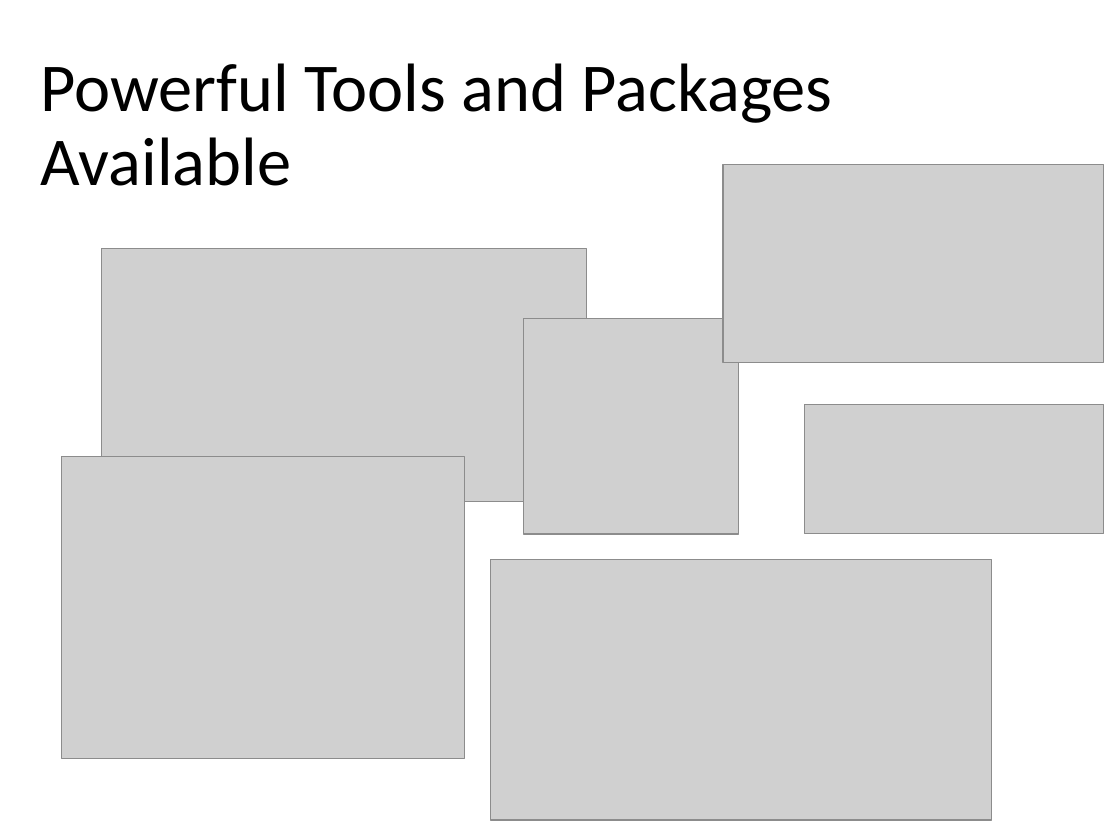
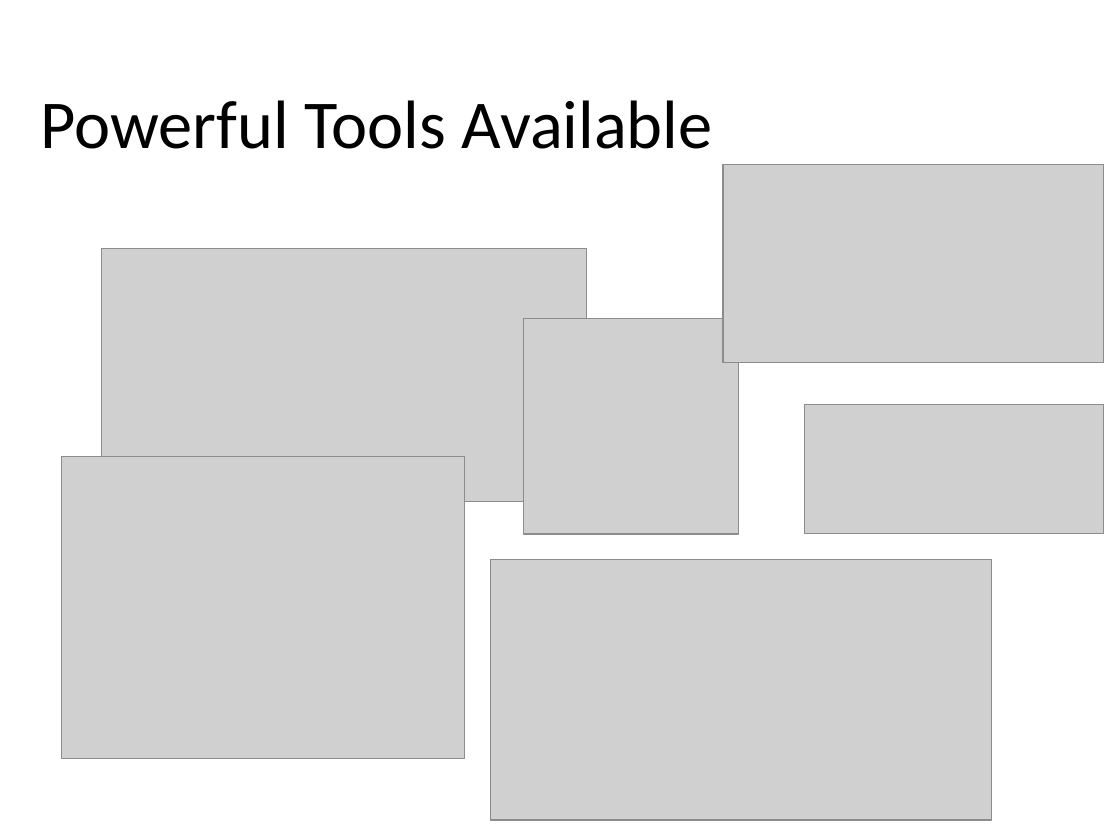
Before and after one commit to evhart/smasac-tutorial, a slide deck: slide 21 of slides/pptx/3-entity-extraction.pptx. Drawn at 1120x840 pixels with LibreOffice and Linux fonts; fonts in the diff are those of the drawing; grey boxes stand for pictures. Boxes give left, top, right and bottom in pixels: in the first picture for what was removed or moved away, otherwise in the second. Text is boxed around its words. In the diff, an @@ line names an element or a change of style, - is before the commit and + after.

```diff
--- a/slides/pptx/3-entity-extraction.pptx
+++ b/slides/pptx/3-entity-extraction.pptx
@@ title at (40, 100, 713, 149): text changed @@
-Powerful Tools and Packages Available
+Powerful Tools Available
```
Also in this commit, not shown: 16 other slides changed, 2 slides added, 1 other file.
